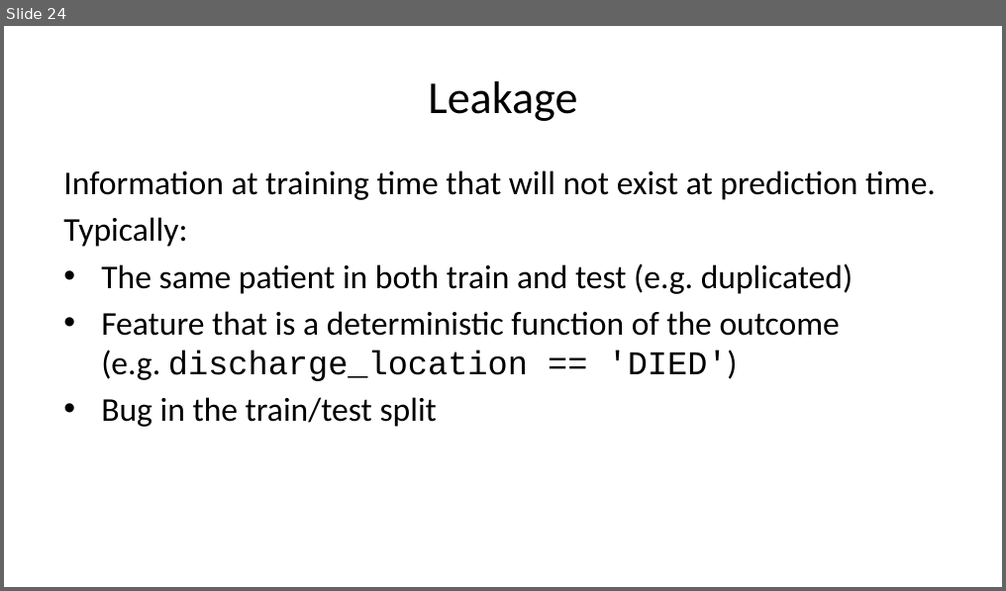
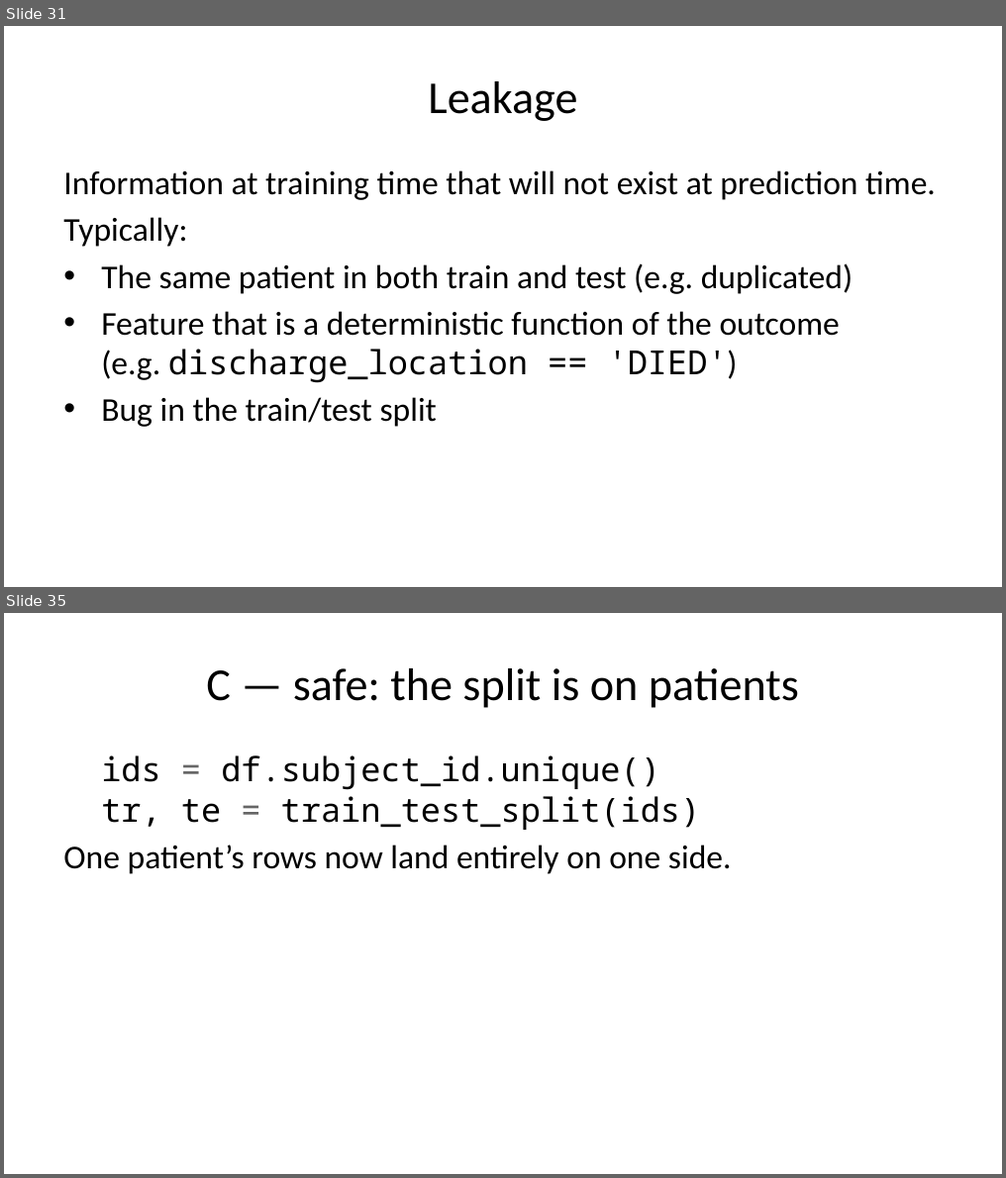
Before and after one commit to pauldubois98/AdcancedTopicsDataScience2026, a slide deck: Course01/slides.pptx. Shown one above the other, each under a label of ours: slide 24 before the commit, slides 31 and 35 after it; the slides between them are not shown. The pictures are 1006x591 and 1006x1178 pixels, drawn with LibreOffice and Linux fonts; fonts in the diff are those of the drawing. Boxes give left, top, right and bottom in pixels: in the first picture for what was removed or moved away, otherwise in the second. Text is boxed around its words. In the diff, an @@ line names an element or a change of style, - is before the commit and + after.

```diff
--- a/Course01/slides.pptx
+++ b/Course01/slides.pptx
@@ slide 35 added at (4,613,1002,1174), background #FFFFFF @@
@@ title added at (206,668,799,708), 33 pt, text #000000 @@
+C — safe: the split is on patients
@@ text added at (63,756,732,874), 24 pt, text #000000 @@
+ids = df.subject_id.unique()
+tr, te = train_test_split(ids)
+One patient’s rows now land entirely on one side.
@@ what was slide 24 is now slide 31 @@
@@ slide 31 changed as well @@
@@ text "Information at training time that ..." at (63,171,936,427): font Courier New to Noto Sans Mono in "discharge_location == 'DIED')" @@
```
Also in this commit, not shown: 17 other slides changed, 14 other slides added, 1 other file.
